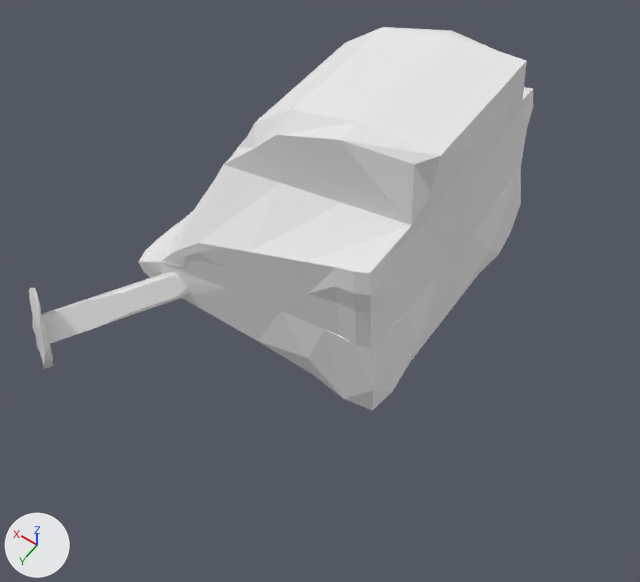
A saved change to the Blender file Models/char/mh/stingerModel.blend.
The view is the same before and after, from a 50 mm camera at (-0.504, 0.749, 1.105) aimed at (-0.056, 0.122, 0.118). Lighting does not change. The marker at lower left points along +X, +Y and +Z.

The scene before the commit, as lines of its bpy script (objects in view):
```python
me_cube = bpy.data.meshes.new('Cube')
me_cube.from_pydata(...)  # 297 vertices, 228 faces; spans x -1.04..1.18, y -1.04..1.04, z -1.08..1.0
me_cube.materials.append(mat_material)  # white #e7e7e7
me_cube_001 = bpy.data.meshes.new('Cube.001')
me_cube_001.from_pydata(...)  # 206 vertices, 172 faces; spans x -3.17..3.05, y -1.0..0.98, z -2.98..3.18
ob_frontshortleg_l = bpy.data.objects.new('frontShortLeg.L', me_cube_001)
ob_frontshortleg_l.location = (0.2, 0.293, 0.069)
ob_frontshortleg_l.rotation_euler = (0.0, 0.785, -0.524)  # degrees (0, 45, -30)
ob_frontshortleg_l.scale = (0.02, 0.12, 0.02)
ob_stingerbody01 = bpy.data.objects.new('stingerBody01', me_cube)
ob_stingerbody01.location = (0.0, 0.0, 0.24)
ob_stingerbody01.scale = (0.2, 0.2, 0.2)
_m = ob_stingerbody01.modifiers.new('Mirror', 'MIRROR')
_m.use_axis = (False, False, False)
```
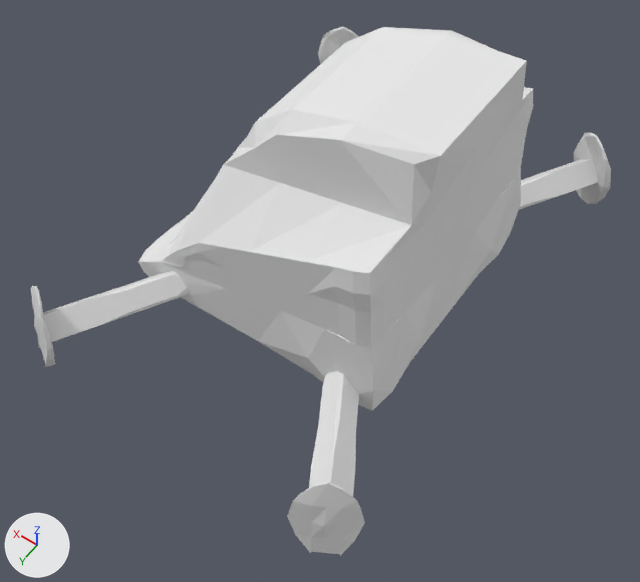
Changed parts and their boxes (x1, y1, x2, y2) in the pictures (640 x 582 px):
'backShortLeg.L', added
    after: (287, 371, 365, 556)
'frontShortLeg.L', moved
    before: (29, 272, 190, 369)
    after: (31, 271, 189, 367)
'backShortLeg.R', added
    after: (519, 133, 611, 210)
'frontShortLeg.R', added
    after: (318, 27, 359, 64)

Patch to the scene script:
```diff
--- a/Models/char/mh/stingerModel.blend.py
+++ b/Models/char/mh/stingerModel.blend.py
@@ me_cube_003 @@
+me_cube_003.from_pydata(...)  # 206 vertices, 172 faces; spans x -3.17..3.05, y -1.0..0.98, z -2.98..3.18
@@ ob_frontshortleg_l @@
 ob_frontshortleg_l = bpy.data.objects.new('frontShortLeg.L', me_cube_001)
-ob_frontshortleg_l.location = (0.2, 0.293, 0.069)
+ob_frontshortleg_l.location = (0.2, 0.29, 0.069)
 ob_frontshortleg_l.rotation_euler = (0.0, 0.785, -0.524)  # degrees (0, 45, -30)
@@ ob_backshortleg_l @@
+ob_backshortleg_l = bpy.data.objects.new('backShortLeg.L', me_cube_001.copy())  # the mesh of ob_frontshortleg_l
+ob_backshortleg_l.location = (-0.2, 0.29, 0.069)
+ob_backshortleg_l.rotation_euler = (0.0, 0.785, 0.524)  # degrees (0, 45, 30)
+ob_backshortleg_l.scale = (0.02, 0.12, 0.02)
@@ ob_backshortleg_r @@
+ob_backshortleg_r = bpy.data.objects.new('backShortLeg.R', me_cube_003)
+ob_backshortleg_r.location = (-0.2, -0.29, 0.069)
+ob_backshortleg_r.rotation_euler = (0.0, 0.785, 2.618)  # degrees (0, 45, 150)
+ob_backshortleg_r.scale = (0.02, 0.12, 0.02)
@@ ob_frontshortleg_r @@
+ob_frontshortleg_r = bpy.data.objects.new('frontShortLeg.R', me_cube_001.copy())  # the mesh of ob_frontshortleg_l
+ob_frontshortleg_r.location = (0.2, -0.29, 0.069)
+ob_frontshortleg_r.rotation_euler = (0.0, 0.785, -2.618)  # degrees (0, 45, -150)
+ob_frontshortleg_r.scale = (0.02, 0.12, 0.02)
```
